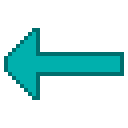
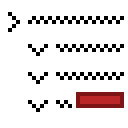
Before/after of a 128×128 layered artwork. What changed in the layer stack:
hid "Back Symbol" over (x1=4, y1=24, x2=124, y2=104)
added layer "Collapse All Symbol" in group "Symbols" over (x1=76, y1=92, x2=124, y2=108)
added layer "Expand and Collapse Background" in group "Symbols" over (x1=4, y1=12, x2=124, y2=112)
